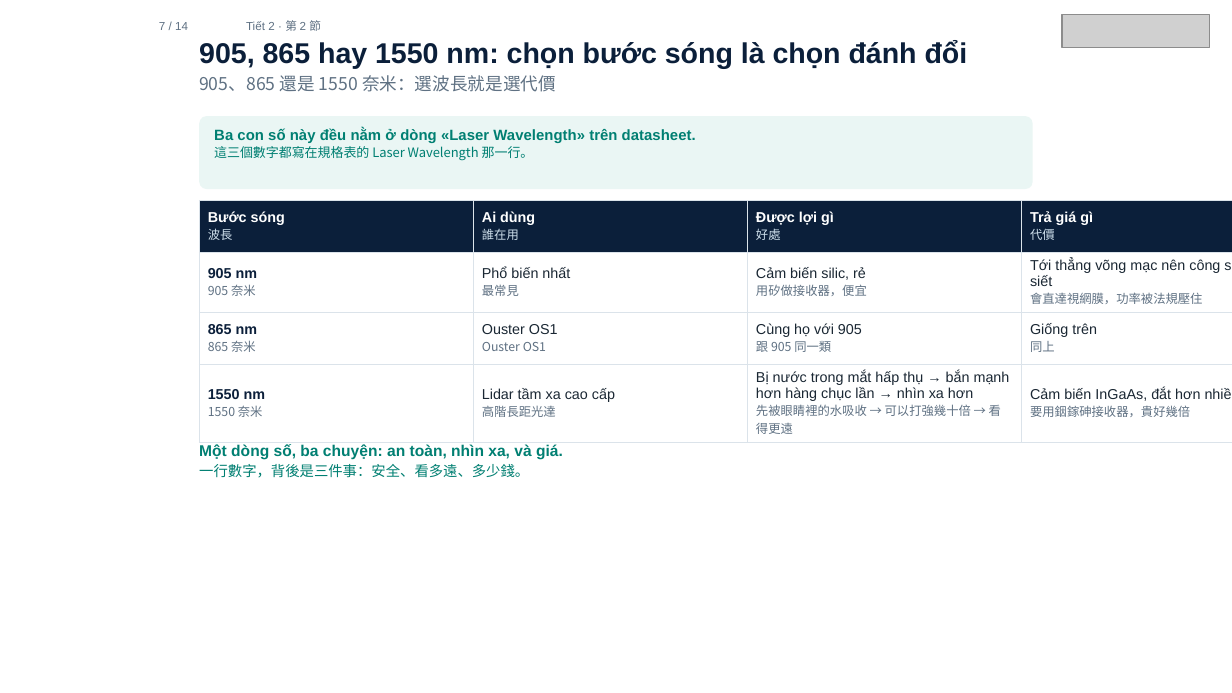
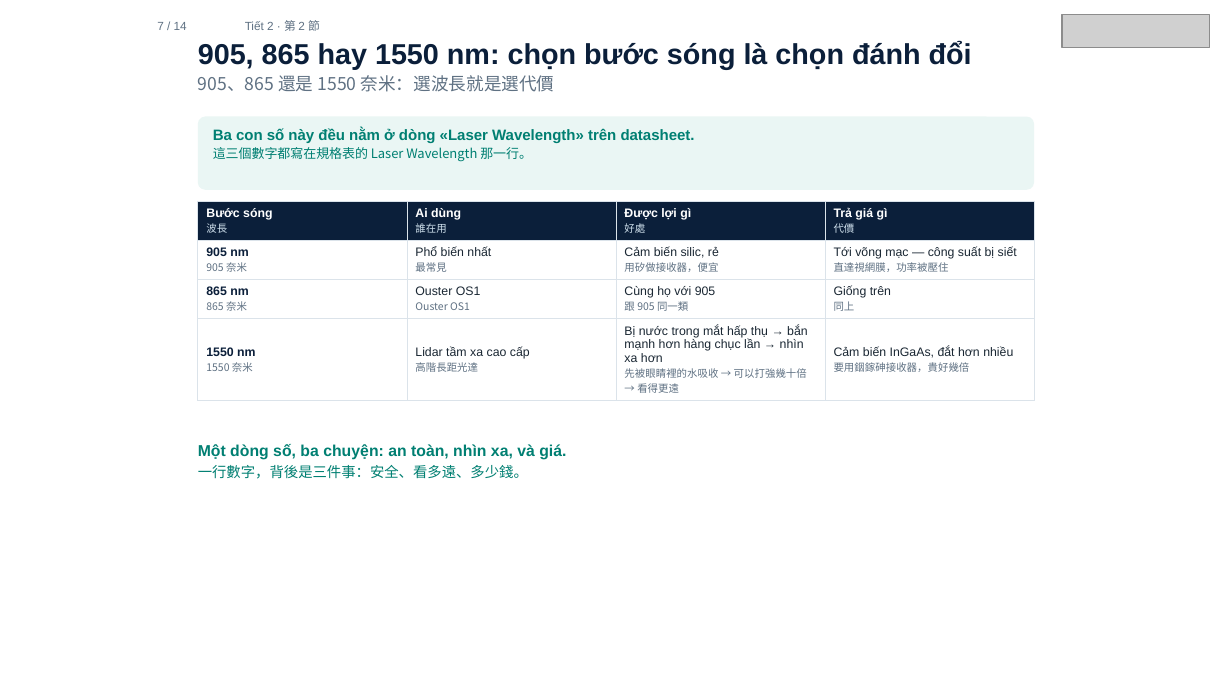
Before and after one commit to ch-neural/MITUST-Principles-of-Self-Driving-Cars, a slide deck: slide 7 of 第五週(10-08)/第五週_第2節_簡報.pptx. Drawn at 1232x693 pixels with LibreOffice and Linux fonts; fonts in the diff are those of the drawing; grey boxes stand for pictures. Boxes give left, top, right and bottom in pixels: in the first picture for what was removed or moved away, otherwise in the second. Text is boxed around its words. In the diff, an @@ line names an element or a change of style, - is before the commit and + after.

```diff
--- a/第五週(10-08)/第五週_第2節_簡報.pptx
+++ b/第五週(10-08)/第五週_第2節_簡報.pptx
@@ text "7 / 14" at box(157, 22, 187, 30): size 6.8 to 6.9 pt @@
@@ text "Tiết 2 · 第 2 ..." at box(245, 20, 320, 31): size 6.8 to 6.9 pt @@
@@ text at box(198, 41, 972, 69): size 16.7 to 16.8 pt in "905, 865 hay 1550 nm: chọn bước ..." @@
@@ text at box(213, 128, 695, 143): size 8.7 to 8.8 pt in "Ba con số này đều nằm ở ..." @@
@@ table at box(198, 201, 1036, 397) @@
-row 2, column 4: Tới thẳng võng mạc nên công suất bị siết / 會直達視網膜，功率被法規壓住
+row 2, column 4: Tới võng mạc — công suất bị siết / 直達視網膜，功率被壓住
@@ size 8.4 to 7.2 pt in "Bước sóng", "Ai dùng", "Được lợi gì", "Trả giá gì" and 11 more places @@
@@ size 7.2 to 6.1 pt in "波長", "誰在用", "好處", "代價" and 11 more places @@
@@ table: place and size @@
-table at box(200, 201, 1232, 438)
+table at box(198, 201, 1036, 397)
@@ text at box(198, 444, 566, 460): size 9.1 to 9.2 pt in "Một dòng số, ba chuyện: an toàn, ..." @@
```
Also in this commit, not shown: 5 other files.
